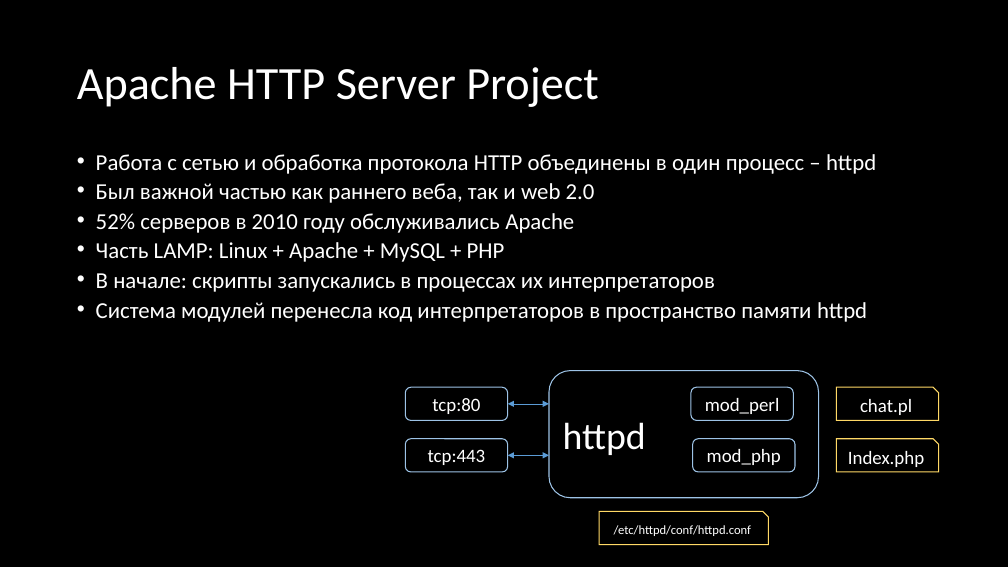
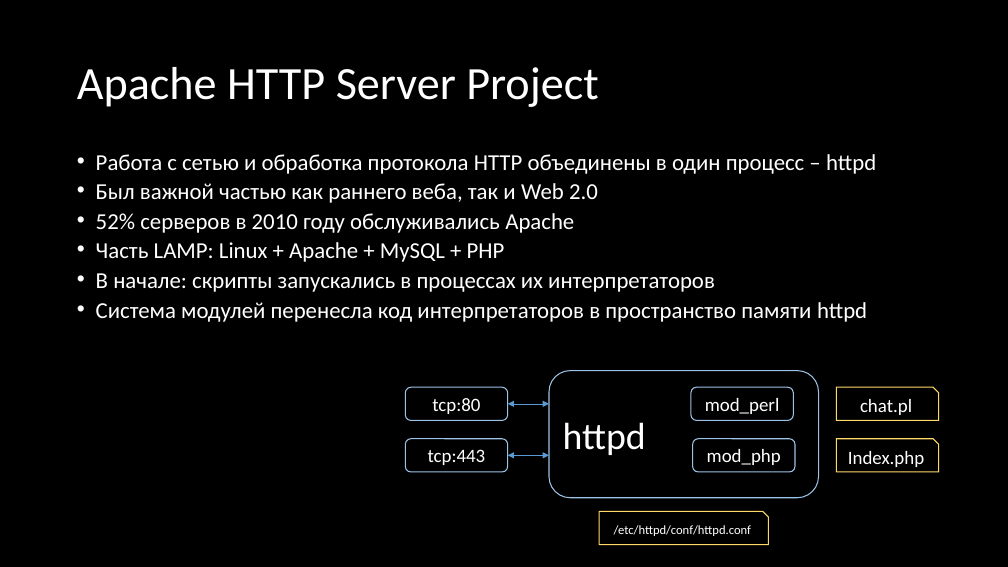
Before and after one commit to Gordon01/learn-rust, a slide deck: slide 186 of keynotes/Rust 2024.pptx (slide 181 before the commit). Drawn at 1008x567 pixels with LibreOffice and Linux fonts; fonts in the diff are those of the drawing. Boxes give left, top, right and bottom in pixels: in the first picture for what was removed or moved away, otherwise in the second. Text is boxed around its words. In the diff, an @@ line names an element or a change of style, - is before the commit and + after.

```diff
--- a/keynotes/Rust 2024.pptx
+++ b/keynotes/Rust 2024.pptx
@@ text at <box>96,183,598,203</box>: text changed @@
-• Был важной частью как раннего веба, так и web 2.0
+• Был важной частью как раннего веба, так и Web 2.0
```
Also in this commit, not shown: 9 other slides changed, 5 slides added.
